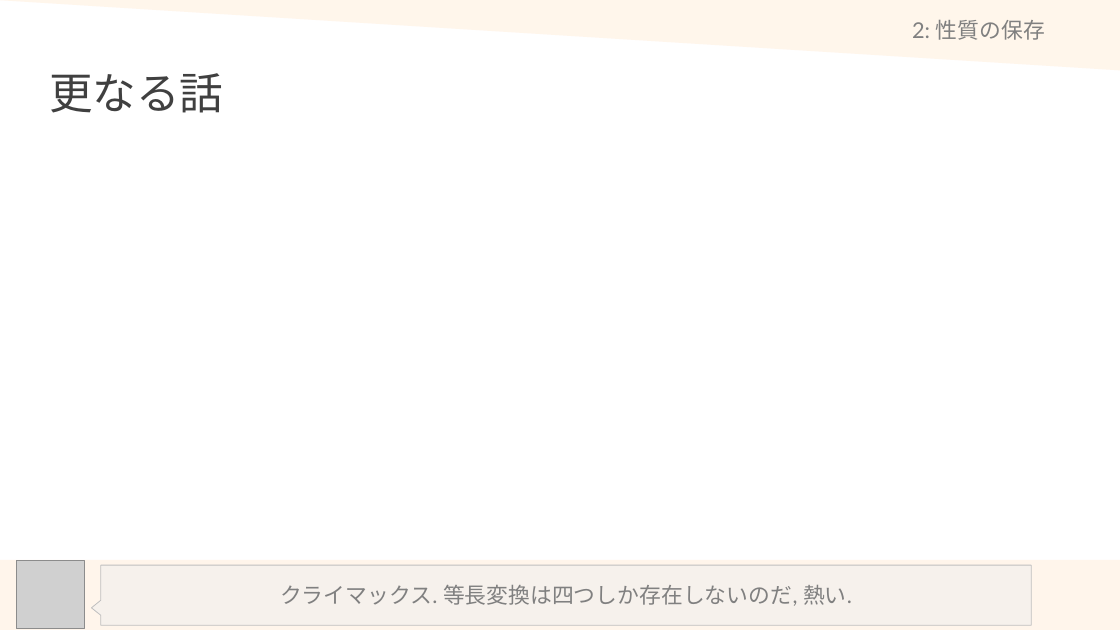
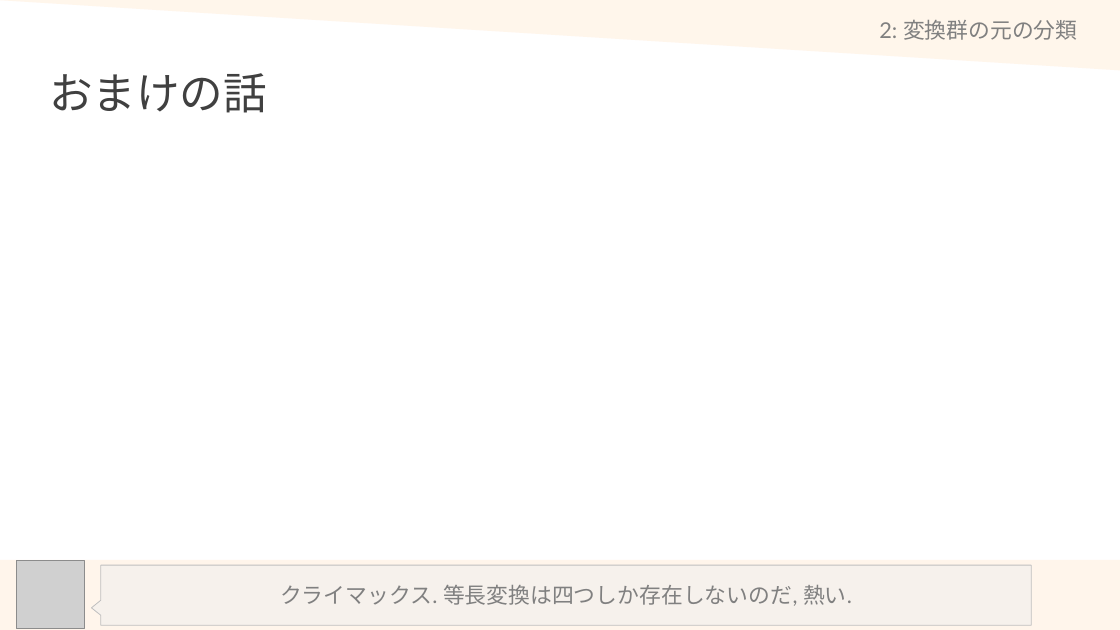
Before and after one commit to math-er/hyperbolic-space, a slide deck: slide 21 of Section2(上半平面とポアンカレ計量)/1-EuclidSpace.pptx. Drawn at 1120x630 pixels with LibreOffice and Linux fonts; fonts in the diff are those of the drawing; grey boxes stand for pictures. Boxes give left, top, right and bottom in pixels: in the first picture for what was removed or moved away, otherwise in the second. Text is boxed around its words. In the diff, an @@ line names an element or a change of style, - is before the commit and + after.

```diff
--- a/Section2(上半平面とポアンカレ計量)/1-EuclidSpace.pptx
+++ b/Section2(上半平面とポアンカレ計量)/1-EuclidSpace.pptx
@@ title at (879,20,1077,40): text changed @@
-2: 性質の保存
+2: 変換群の元の分類
@@ title at (49,73,267,113): text changed @@
-更なる話
+おまけの話
```
Also in this commit, not shown: 11 other slides changed, 7 slides added, 1 slide removed.
